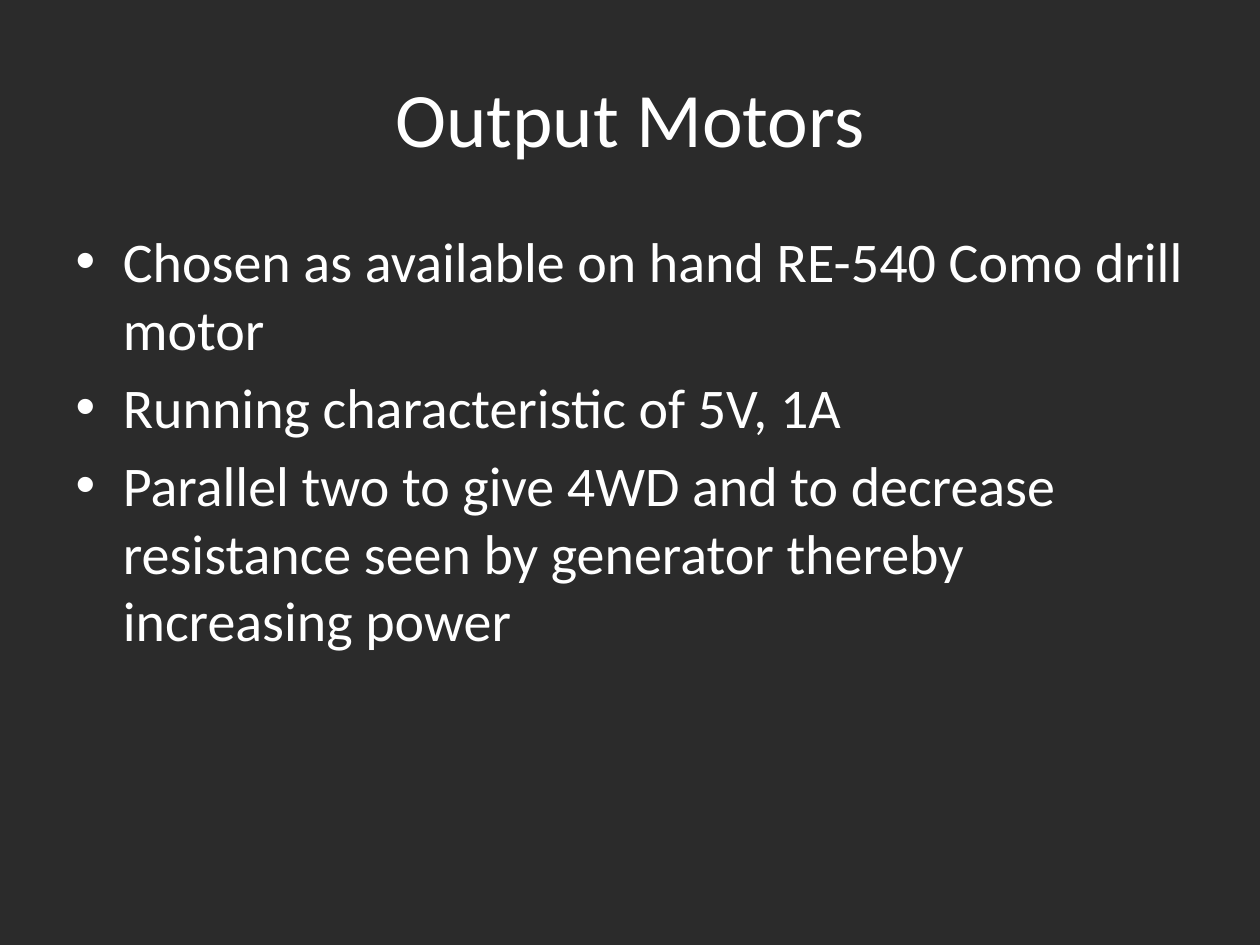
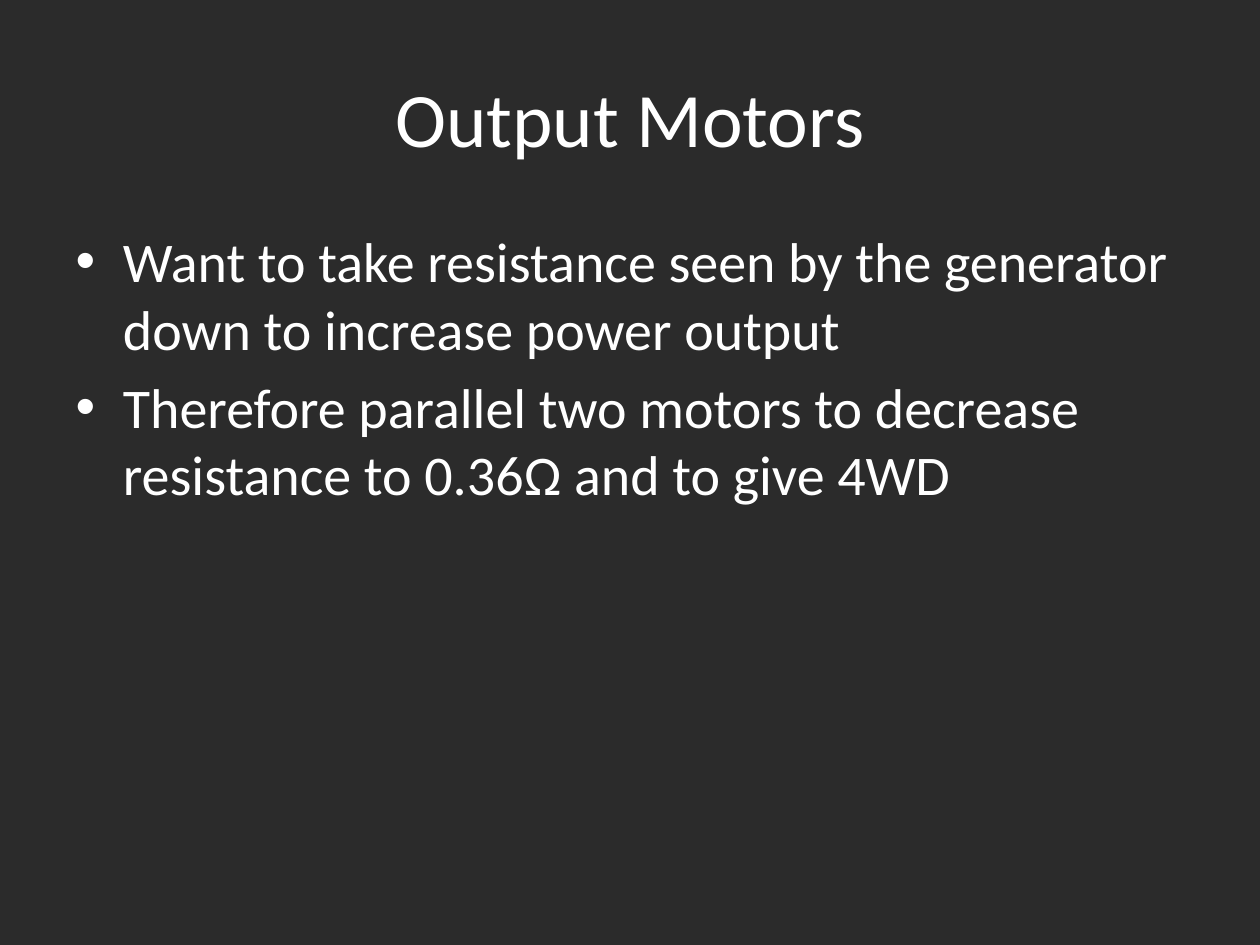
Before and after one commit to mickeyboss123/enel427, a slide deck: slide 16 of Powerpoint for Orals.pptx (slide 13 before the commit). Drawn at 1260x945 pixels with LibreOffice and Linux fonts; fonts in the diff are those of the drawing; background and template pictures are left out; a plain dark background stands for a picture behind light text. Boxes give left, top, right and bottom in pixels: in the first picture for what was removed or moved away, otherwise in the second. Text is boxed around its words. In the diff, an @@ line names an element or a change of style, - is before the commit and + after.

```diff
--- a/Powerpoint for Orals.pptx
+++ b/Powerpoint for Orals.pptx
@@ text at box(123, 243, 1167, 505): text changed @@
-• Chosen as available on hand RE-540 Como drill motor
-• Running characteristic of 5V, 1A
-• Parallel two to give 4WD and to decrease resistance seen by generator thereby increasing power
+• Want to take resistance seen by the generator down to increase power output
+• Therefore parallel two motors to decrease resistance to 0.36Ω and to give 4WD
```
Also in this commit, not shown: 6 other slides changed, 1 slide removed.
